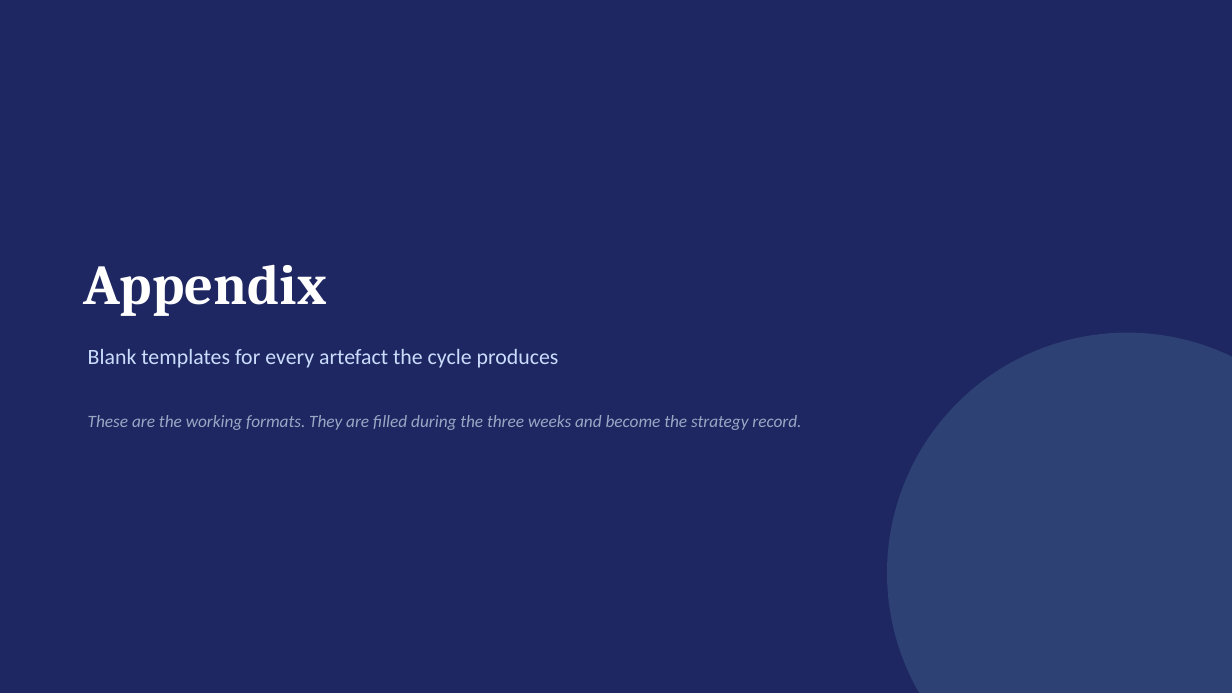
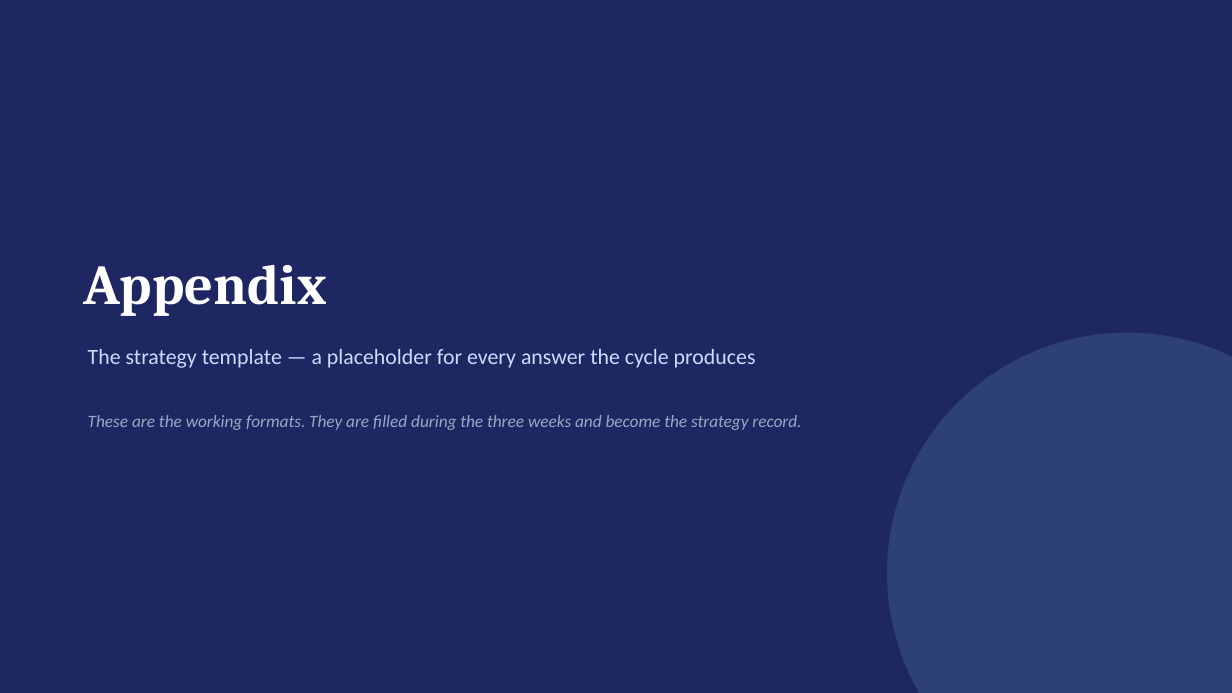
Before and after one commit to dhajjar-cyber/bae, a slide deck: slide 31 of FSI strategy/EAI&D-FSI-Strategy-Development-Plan.pptx (slide 32 before the commit). Drawn at 1232x693 pixels with LibreOffice and Linux fonts; fonts in the diff are those of the drawing. Boxes give left, top, right and bottom in pixels: in the first picture for what was removed or moved away, otherwise in the second. Text is boxed around its words. In the diff, an @@ line names an element or a change of style, - is before the commit and + after.

```diff
--- a/FSI strategy/EAI&D-FSI-Strategy-Development-Plan.pptx
+++ b/FSI strategy/EAI&D-FSI-Strategy-Development-Plan.pptx
@@ text at [88,349,756,368]: text changed @@
-Blank templates for every artefact the cycle produces
+The strategy template — a placeholder for every answer the cycle produces
```
Also in this commit, not shown: 3 other slides changed, 2 slides added, 1 slide removed, 2 other files.
